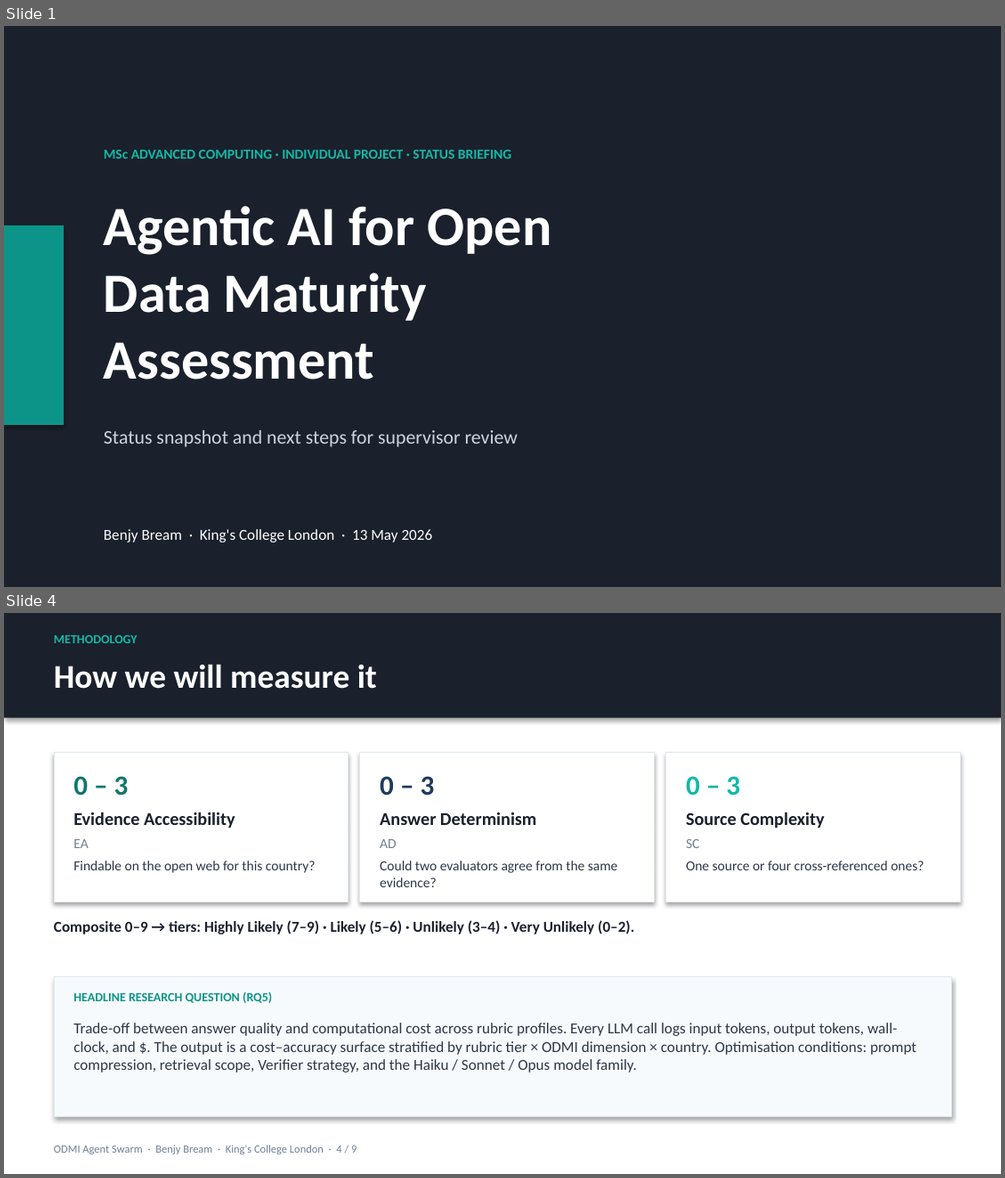
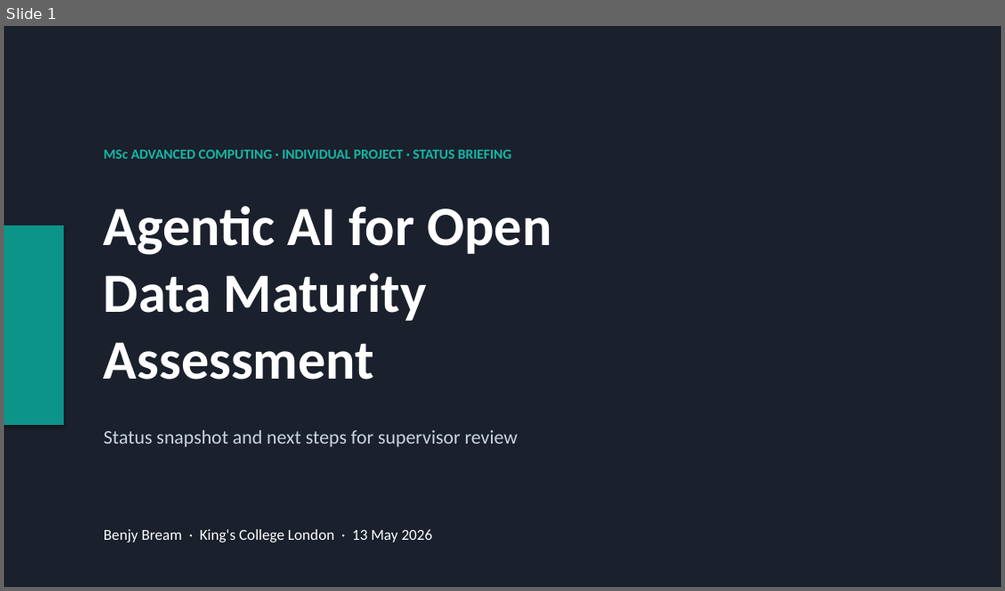
Before and after one commit to benjyb1/odmi-agent-swarm, a slide deck: docs/PROGRESS_SLIDES_2026-05-13.pptx. Shown one above the other, each under a label of ours: slides 1 and 4 before the commit, slide 1 after it; the slides between them are not shown. The pictures are 1005x1178 and 1005x591 pixels, drawn with LibreOffice and Linux fonts; fonts in the diff are those of the drawing. Boxes give left, top, right and bottom in pixels: in the first picture for what was removed or moved away, otherwise in the second. Text is boxed around its words. In the diff, an @@ line names an element or a change of style, - is before the commit and + after.

```diff
--- a/docs/PROGRESS_SLIDES_2026-05-13.pptx
+++ b/docs/PROGRESS_SLIDES_2026-05-13.pptx
@@ slide 4 removed at <box>4,613,1001,1174</box>, background #FFFFFF @@
@@ rectangle removed at <box>4,613,1001,718</box> @@
@@ text removed at <box>54,635,138,643</box> @@
-METHODOLOGY
@@ text removed at <box>54,664,377,689</box> @@
-How we will measure it
@@ rectangle removed at <box>54,753,348,902</box> @@
@@ rectangle removed at <box>360,753,654,902</box> @@
@@ rectangle removed at <box>666,753,960,902</box> @@
@@ text removed at <box>73,776,129,795</box> @@
-0 – 3
@@ text removed at <box>380,776,435,795</box> @@
-0 – 3
@@ text removed at <box>686,776,740,795</box> @@
-0 – 3
@@ text removed at <box>73,811,235,827</box> @@
-Evidence Accessibility
@@ text removed at <box>380,812,536,825</box> @@
-Answer Determinism
@@ text removed at <box>686,811,824,827</box> @@
-Source Complexity
@@ text removed at <box>73,839,88,848</box> @@
-EA
@@ text removed at <box>380,839,396,848</box> @@
-AD
@@ text removed at <box>686,839,699,848</box> @@
-SC
@@ text removed at <box>73,860,316,873</box> @@
-Findable on the open web for this country?
@@ text removed at <box>380,860,618,887</box> @@
-Could two evaluators agree from the same evidence?
@@ text removed at <box>686,860,923,870</box> @@
-One source or four cross-referenced ones?
@@ text removed at <box>54,920,634,934</box> @@
-Composite 0–9 → tiers: Highly Likely (7–9) · Likely (5–6) · Unlikely (3–4) · Very Unlikely (0–2).
@@ rectangle removed at <box>54,977,951,1117</box> @@
@@ text removed at <box>73,992,272,1003</box> @@
-HEADLINE RESEARCH QUESTION (RQ5)
@@ text removed at <box>73,1022,916,1072</box> @@
-Trade-off between answer quality and computational cost across rubric profiles. Every LLM call logs input tokens, output tokens, wall-clock, and $. The output is a cost–accuracy surface stratified by rubric tier × ODMI dimension × country. Optimisation conditions: prompt compression, retrieval scope, Verifier strategy, and the Haiku / Sonnet / Opus model family.
@@ text removed at <box>54,1144,356,1154</box> @@
-ODMI Agent Swarm · Benjy Bream · King's College London · 4 / 9
```
Also in this commit, not shown: 3 slides changed, 2 slides added, 4 other slides removed, 1 other file.
